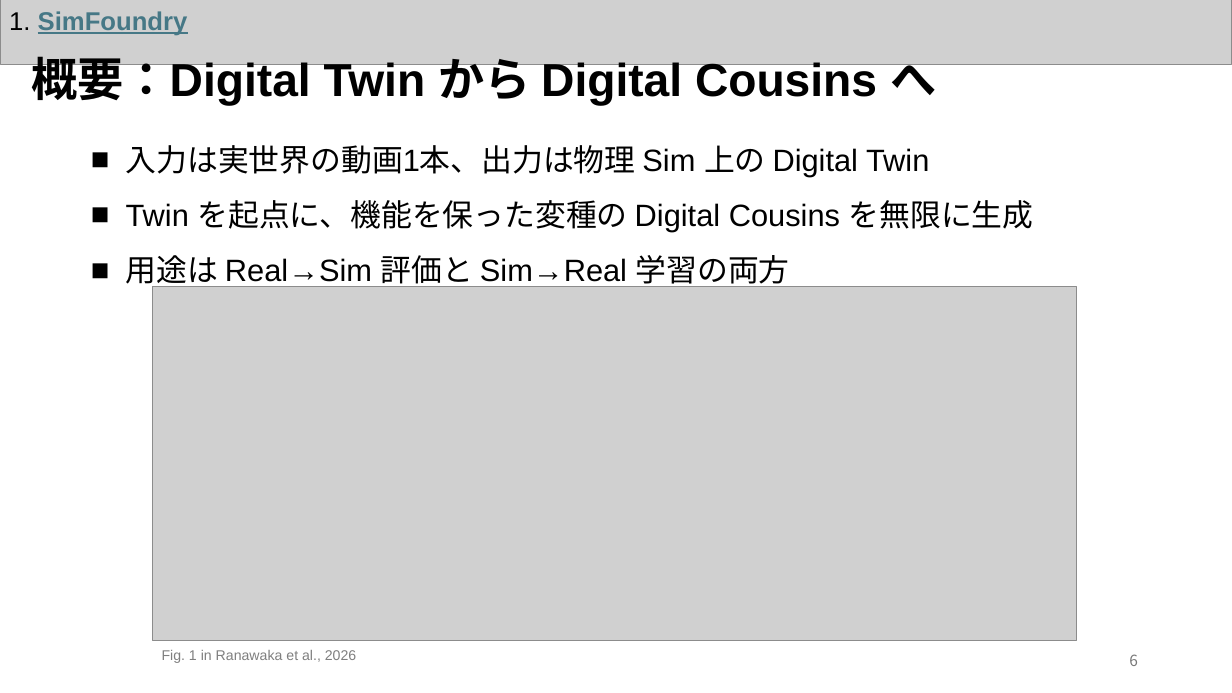
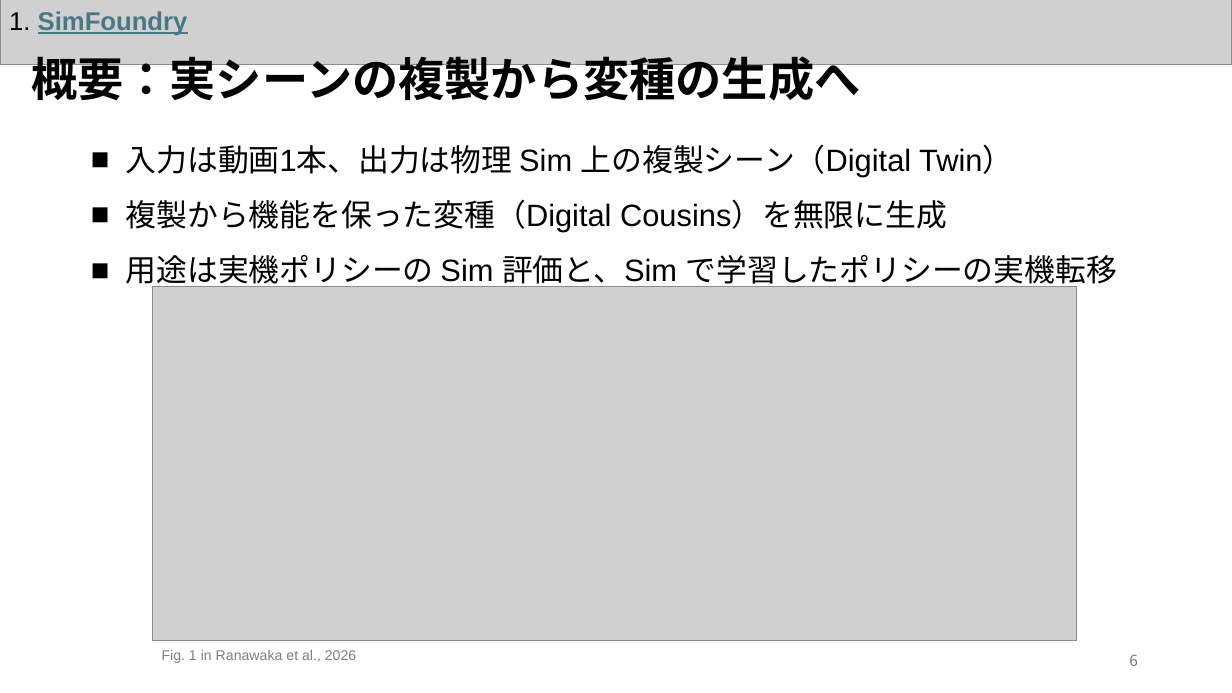
Before and after one commit to Azuma413/PaperPresentationSlides, a slide deck: slide 7 of 20261105_KaneyoshiHiratsuka_SurveySlide.pptx. Drawn at 1232x693 pixels with LibreOffice and Linux fonts; fonts in the diff are those of the drawing; grey boxes stand for pictures. Boxes give left, top, right and bottom in pixels: in the first picture for what was removed or moved away, otherwise in the second. Text is boxed around its words. In the diff, an @@ line names an element or a change of style, - is before the commit and + after.

```diff
--- a/20261105_KaneyoshiHiratsuka_SurveySlide.pptx
+++ b/20261105_KaneyoshiHiratsuka_SurveySlide.pptx
@@ text at <box>31,56,860,108</box>: text changed @@
-概要：Digital Twin から Digital Cousins へ
+概要：実シーンの複製から変種の生成へ
@@ text at <box>126,144,1117,290</box>: text changed @@
-■ 入力は実世界の動画1本、出力は物理 Sim 上の Digital Twin
-■ Twin を起点に、機能を保った変種の Digital Cousins を無限に生成
-■ 用途は Real→Sim 評価と Sim→Real 学習の両方
+■ 入力は動画1本、出力は物理 Sim 上の複製シーン（Digital Twin）
+■ 複製から機能を保った変種（Digital Cousins）を無限に生成
+■ 用途は実機ポリシーの Sim 評価と、Sim で学習したポリシーの実機転移
```
Also in this commit, not shown: 21 other slides changed, 3 other files.
